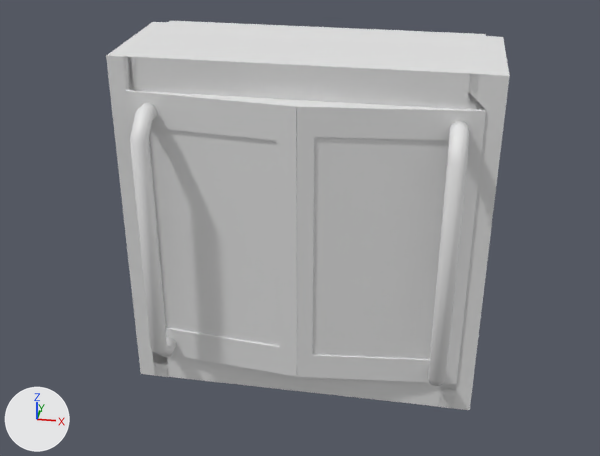
The Blender file SB-MP Working Folder/Models For Compileing/wire_guard_box.blend, before and after one commit.
Rendered twice from a 50 mm lens placed at (0.75, -4.17, 2.38), pointed at (-0.04, 0.37, 0.0). The axes (+X, +Y, +Z) are drawn at lower left. The lights are the same throughout.
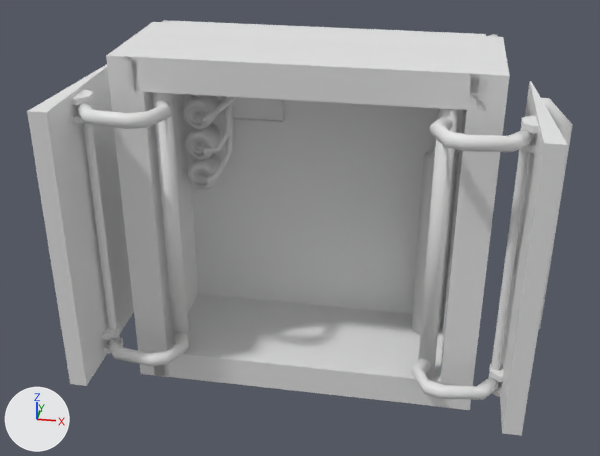
Commit message: reupdate of the wire guard box

Where the change shows, as pixel boxes [x1, y1, x2, y2] in the pictures (600 x 456 px):
'Cube.002', turned
    before: [126, 90, 300, 377]
    after: [27, 64, 134, 386]
'Cube.001', turned
    before: [297, 100, 486, 386]
    after: [500, 81, 573, 435]
'Cube.005', turned (not visible before)
    after: [411, 108, 533, 400]
'Cube.006', turned (not visible before)
    after: [77, 92, 190, 366]
'Cube.004', turned (not visible before)
    after: [489, 116, 539, 397]
'Cube.003', turned (not visible before)
    after: [71, 90, 123, 353]
'Cube', unchanged, uncovered by the edit
    before: [106, 21, 510, 410]
    after: [106, 20, 510, 410]

Diff of the bpy script that builds the scene:
```diff
--- a/SB-MP Working Folder/Models For Compileing/wire_guard_box.blend.py
+++ b/SB-MP Working Folder/Models For Compileing/wire_guard_box.blend.py
@@ ob_cube_006 @@
 ob_cube_006.location = (-0.821, 0.228, 0.0)
+ob_cube_006.rotation_euler = (0.0, 0.0, -2.793)  # degrees (0, 0, -160)
@@ ob_cube_003 @@
 ob_cube_003.location = (-0.388, 0.196, 0.0)
+ob_cube_003.rotation_euler = (0.0, 0.0, 1.222)  # degrees (0, 0, 70)
@@ ob_cube_005 @@
 ob_cube_005.location = (0.806, 0.221, 0.0)
+ob_cube_005.rotation_euler = (0.0, 0.0, 2.793)  # degrees (0, 0, 160)
@@ ob_cube_004 @@
 ob_cube_004.location = (0.377, 0.196, 0.0)
+ob_cube_004.rotation_euler = (0.0, 0.0, -1.222)  # degrees (0, 0, -70)
```
